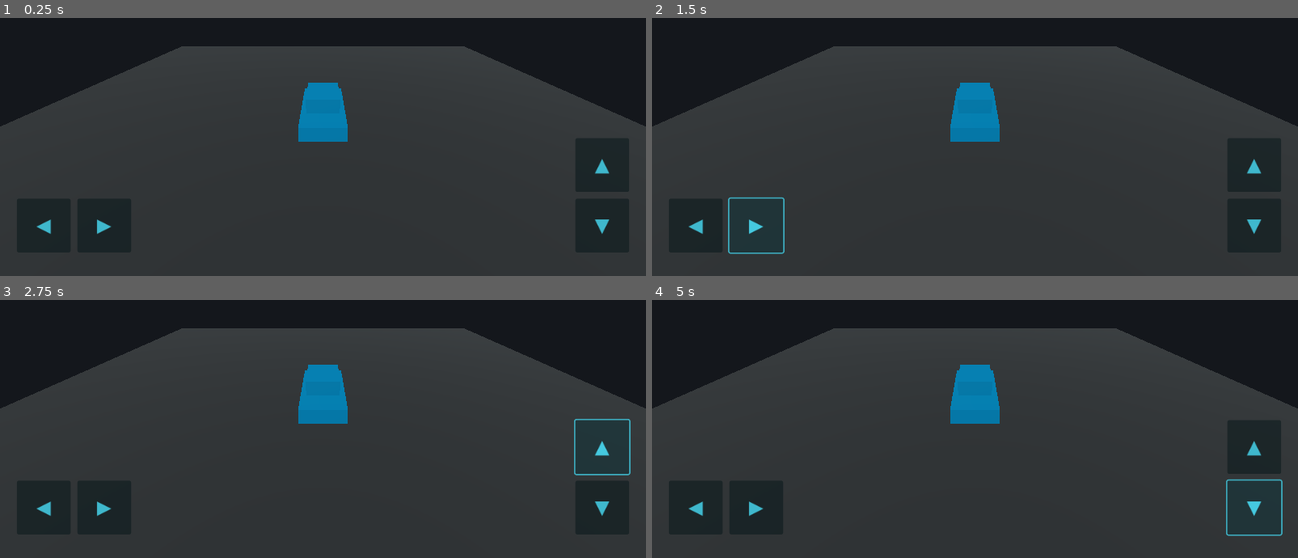
Above: before the commit, frames 1-4 (two rows, left to right).
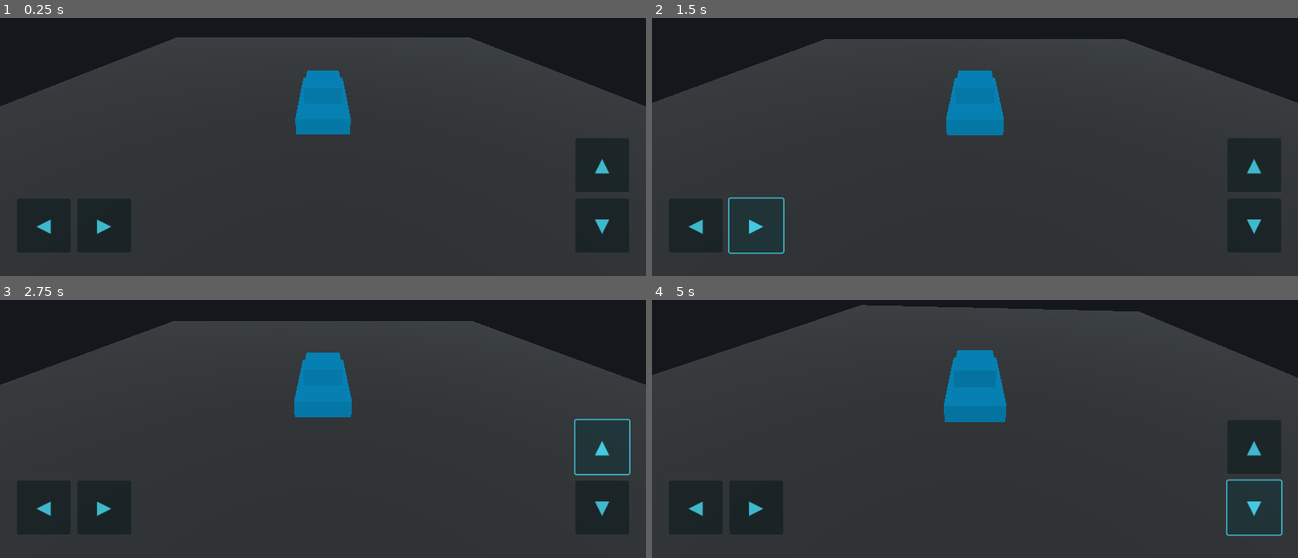
Above: after the commit, the same moments.

Repository: mandoalmzj-cell/MANDO-HVAC-PRO-
Game: Godot game, scene res://main.tscn
Same seed, same stepped clock (60 frames per second), same inputs: the game is played once before the commit and once after it.
Inputs:
- Up to frame 1 (0.25 s): no input
- Up to frame 2 (1.5 s): click "◀" at 0.5 s; click "▶" at 1.25 s
- Up to frame 3 (2.75 s): click "▲" at 2 s
- Up to frame 4 (5 s): click "▼" at 2.75 s; tap Enter at 3.5 s; hold Right (ui_right) 3.53-4.28 s; tap Space at 4.25 s; hold Down (ui_down) from 4.28 s (still down)

The runs differ from the first frame. In frame 1, 5.6% of the frame differs, in the area x 0-100%, y 7-48%; in frame 2, 5.7%; in frame 3, 5.7%; in frame 4, 9.9%, in the area x 0-100%, y 1-48%.
Error before the commit: Invalid access to property or key 'global_basis' on a base object of type 'null instance'. (res://game.gd:25)

Commit message:
Group vehicle parts under one node

Diff:
--- a/main.tscn
+++ b/main.tscn
@@ -34,15 +34,17 @@
 
 [node name="Ground" type="MeshInstance3D" parent="."]
 position = Vector3(0, -0.1, 0)
-mesh = SubResource("BoxMesh_Ground")
-material_override = SubResource("Material_Ground")
+mesh = SubResource("GroundMesh")
+material_override = SubResource("GroundMaterial")
 
-[node name="CarBody" type="MeshInstance3D" parent="."]
+[node name="Car" type="Node3D" parent="."]
+
+[node name="CarBody" type="MeshInstance3D" parent="Car"]
 position = Vector3(0, 0.45, 0)
-mesh = SubResource("BoxMesh_Car")
-material_override = SubResource("Material_Car")
+mesh = SubResource("CarBodyMesh")
+material_override = SubResource("CarMaterial")
 
-[node name="CarCabin" type="MeshInstance3D" parent="."]
+[node name="CarCabin" type="MeshInstance3D" parent="Car"]
 position = Vector3(0, 1.1, -0.2)
-mesh = SubResource("BoxMesh_Cabin")
-material_override = SubResource("Material_Car")
+mesh = SubResource("CabinMesh")
+material_override = SubResource("CarMaterial")
Not shown: 1 places in main.tscn that only renumber resources
